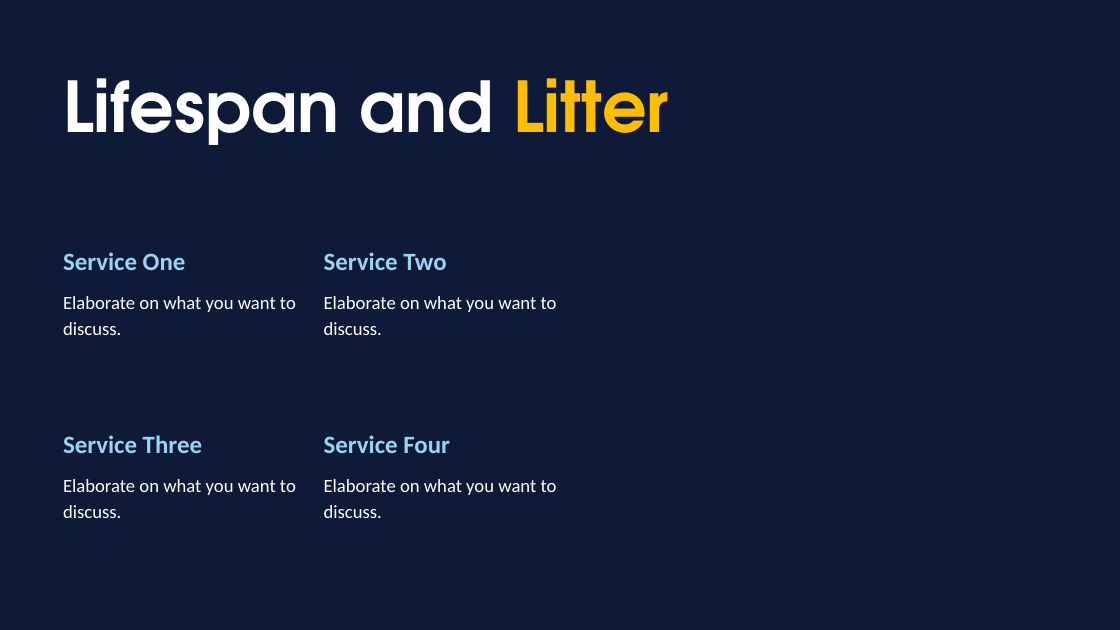
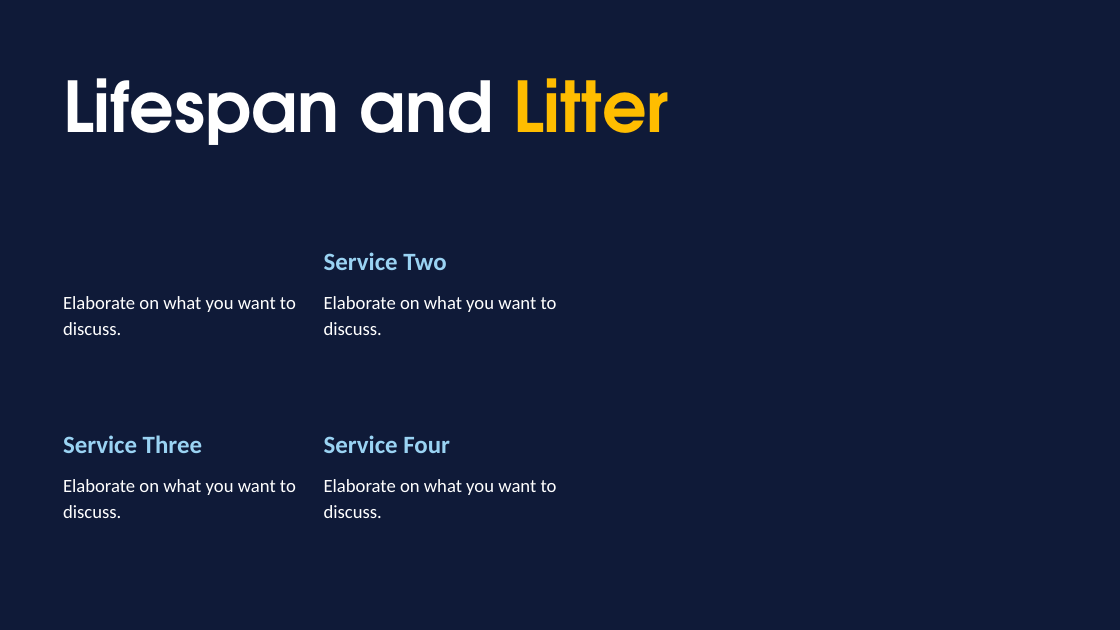
Before and after one commit to daemonchild/cardiffmet-dat5001-visualisation-of-data, a slide deck: slide 8 of assessment/presentation/From Launch to Litter Orbital Overload.pptx (slide 9 before the commit). Drawn at 1120x630 pixels with LibreOffice and Linux fonts; fonts in the diff are those of the drawing. Boxes give left, top, right and bottom in pixels: in the first picture for what was removed or moved away, otherwise in the second. Text is boxed around its words. In the diff, an @@ line names an element or a change of style, - is before the commit and + after.

```diff
--- a/assessment/presentation/From Launch to Litter Orbital Overload.pptx
+++ b/assessment/presentation/From Launch to Litter Orbital Overload.pptx
@@ text removed at (63, 252, 186, 270) @@
-Service One
```
Also in this commit, not shown: 5 other slides changed, 1 slide removed, 8 other files.
